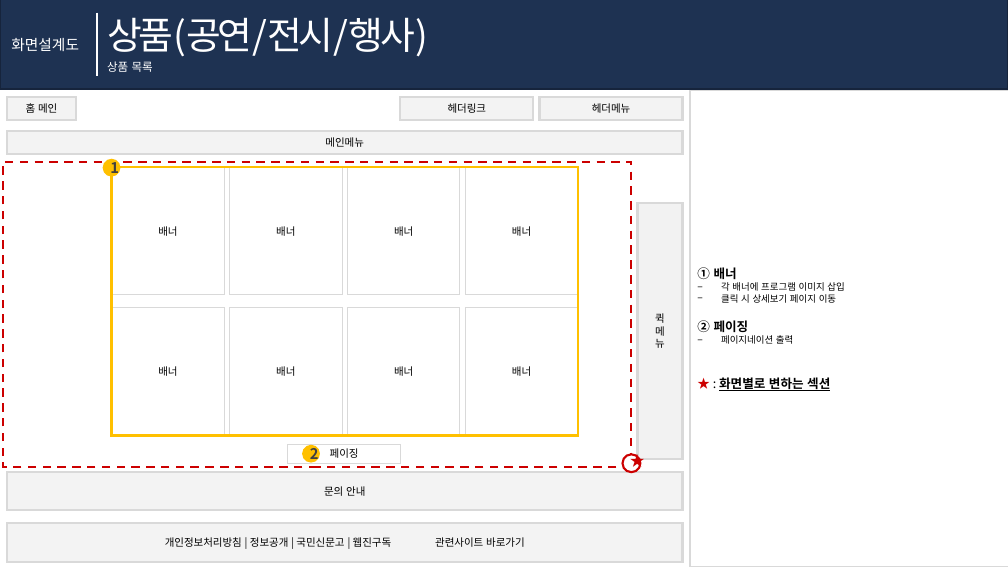
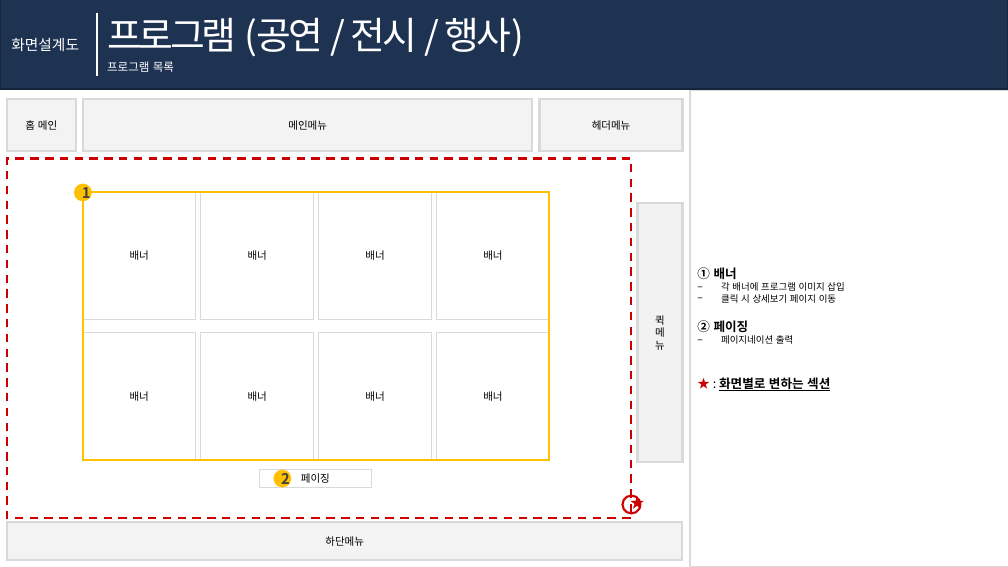
Before and after one commit to HTKzz/HALO, a slide deck: slide 18 of 프로젝트/설계 단계 계획서/ACC_화면정의서.pptx (slide 17 before the commit). Drawn at 1008x567 pixels with LibreOffice and Linux fonts; fonts in the diff are those of the drawing. Boxes give left, top, right and bottom in pixels: in the first picture for what was removed or moved away, otherwise in the second. Text is boxed around its words. In the diff, an @@ line names an element or a change of style, - is before the commit and + after.

```diff
--- a/프로젝트/설계 단계 계획서/ACC_화면정의서.pptx
+++ b/프로젝트/설계 단계 계획서/ACC_화면정의서.pptx
@@ text at [107,17,524,57]: text changed @@
-상품(공연/전시/행사)
+프로그램 (공연 / 전시 / 행사)
@@ text at [107,61,174,72]: text changed @@
-상품 목록
+프로그램 목록
@@ rectangle "홈 메인": place and size @@
-rectangle "홈 메인" at [7,98,76,120]
+rectangle "홈 메인" at [7,99,76,152]
@@ rectangle "메인메뉴": place and size @@
-rectangle "메인메뉴" at [7,131,683,154]
+rectangle "메인메뉴" at [83,99,532,151]
@@ rectangle removed at [401,98,534,120] @@
-헤더링크
@@ rectangle "헤더메뉴": place and size @@
-rectangle "헤더메뉴" at [540,98,683,120]
+rectangle "헤더메뉴" at [540,99,683,151]
@@ rectangle: place and size @@
-rectangle at [3,162,631,467]
+rectangle at [7,159,631,519]
@@ 10 rectangles, 2 ellipses: place and size @@
-10 rectangles, 2 ellipses at [103,159,578,464]
+10 rectangles, 2 ellipses at [74,184,550,488]
@@ rectangle removed at [7,472,683,510] @@
-문의 안내
@@ ellipse: place and size @@
-ellipse at [622,454,640,473]
+ellipse at [622,496,640,514]
@@ text "★": place and size @@
-text "★" at [622,448,640,474]
+text "★" at [622,490,640,516]
@@ text in rectangle at [325,536,364,546]: text changed @@
-개인정보처리방침 | 정보공개 | 국민신문고 | 웹진구독 관련사이트 바로가기
+하단메뉴
```
Also in this commit, not shown: 24 other slides changed, 3 slides added, 10 slides removed, 19 other files.
